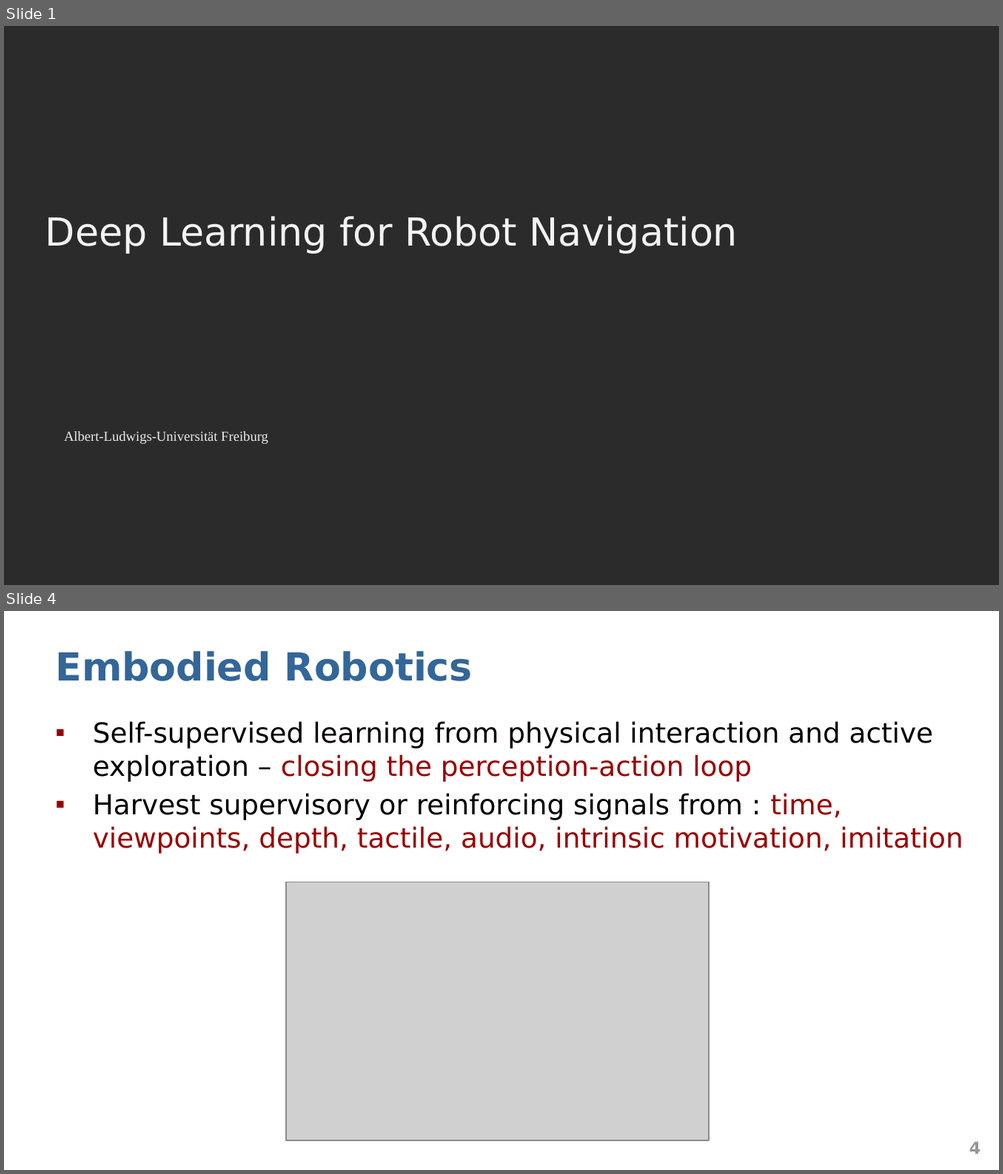
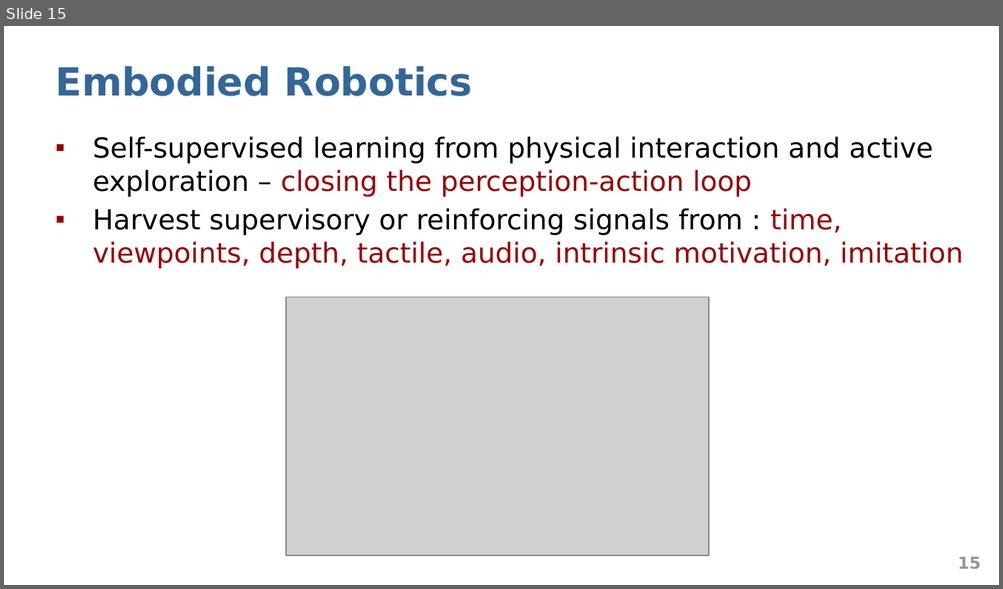
Before and after one commit to abduskhazi/deep-reinforcement-learning-seminar, a slide deck: presentation.pptx. Shown one above the other, each under a label of ours: slides 1 and 4 before the commit, slide 15 after it; the slides between them are not shown. The pictures are 1003x1174 and 1003x589 pixels, drawn with LibreOffice and Linux fonts; fonts in the diff are those of the drawing; grey boxes stand for pictures; background and template pictures are left out; a plain dark background stands for a picture behind light text. Boxes give left, top, right and bottom in pixels: in the first picture for what was removed or moved away, otherwise in the second. Text is boxed around its words. In the diff, an @@ line names an element or a change of style, - is before the commit and + after.

```diff
--- a/presentation.pptx
+++ b/presentation.pptx
@@ slide 1 removed at [4,26,999,585], background picture (left out) @@
@@ text removed at [45,216,737,254] @@
-Deep Learning for Robot Navigation
@@ text removed at [64,432,268,444] @@
-Albert-Ludwigs-Universität Freiburg
@@ what was slide 4 is now slide 15 @@
@@ page number at [957,557,980,569]: text changed @@
-4
+15
```
Also in this commit, not shown: 15 slides added, 3 other slides removed.
